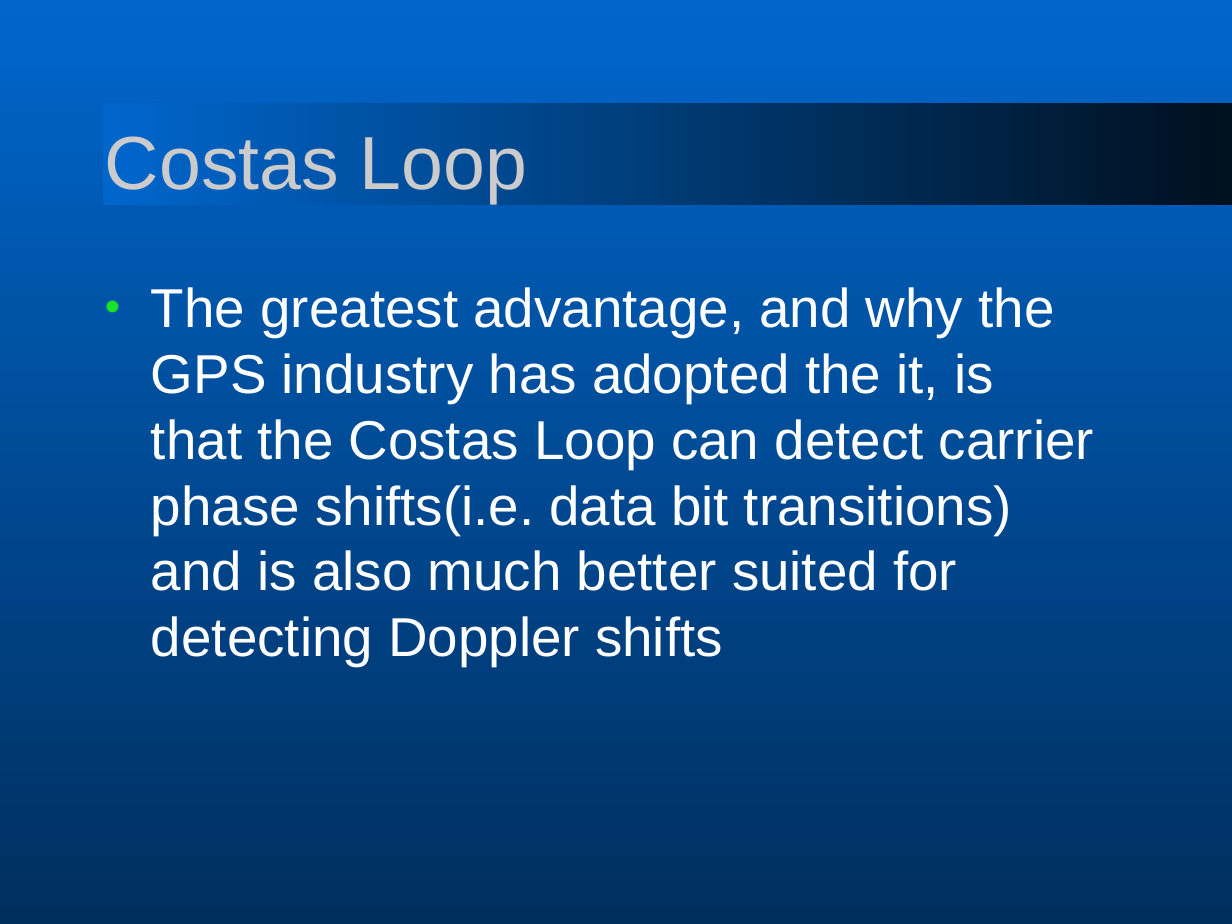
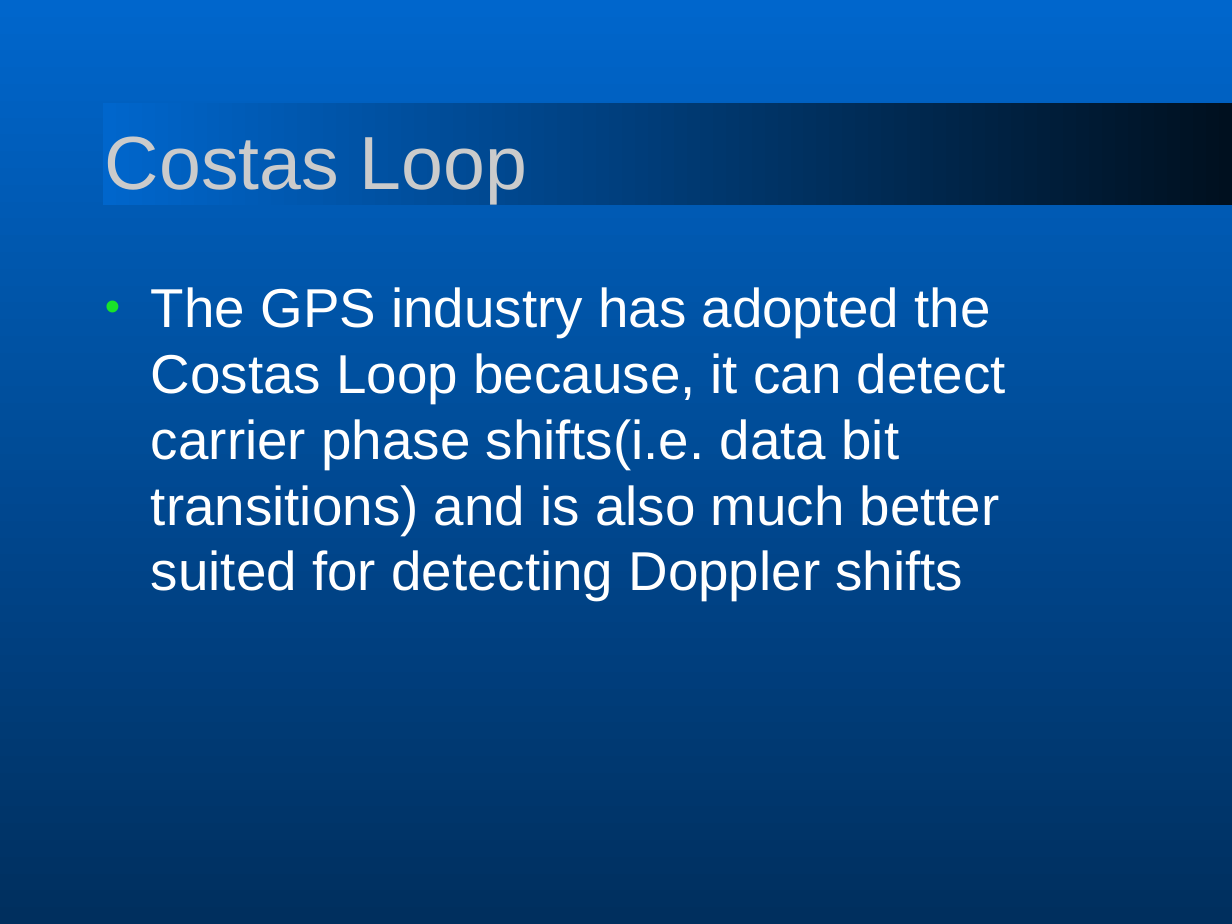
Before and after one commit to idaohang/mech6970-boom, a slide deck: slide 7 of proj/Project_Presentaion2.ppt. Drawn at 1232x924 pixels with LibreOffice and Linux fonts; fonts in the diff are those of the drawing; background and template pictures are left out. Boxes give left, top, right and bottom in pixels: in the first picture for what was removed or moved away, otherwise in the second. Text is boxed around its words. In the diff, an @@ line names an element or a change of style, - is before the commit and + after.

```diff
--- a/proj/Project_Presentaion2.ppt
+++ b/proj/Project_Presentaion2.ppt
@@ text at [151, 287, 1006, 600]: text changed @@
-• The greatest advantage, and why the GPS industry has adopted the it, is that the Costas Loop can detect carrier phase shifts(i.e. data bit transitions) and is also much better suited for detecting Doppler shifts
+• The GPS industry has adopted the Costas Loop because, it can detect carrier phase shifts(i.e. data bit transitions) and is also much better suited for detecting Doppler shifts
```
Also in this commit, not shown: 4 other slides changed, 2 slides added.
